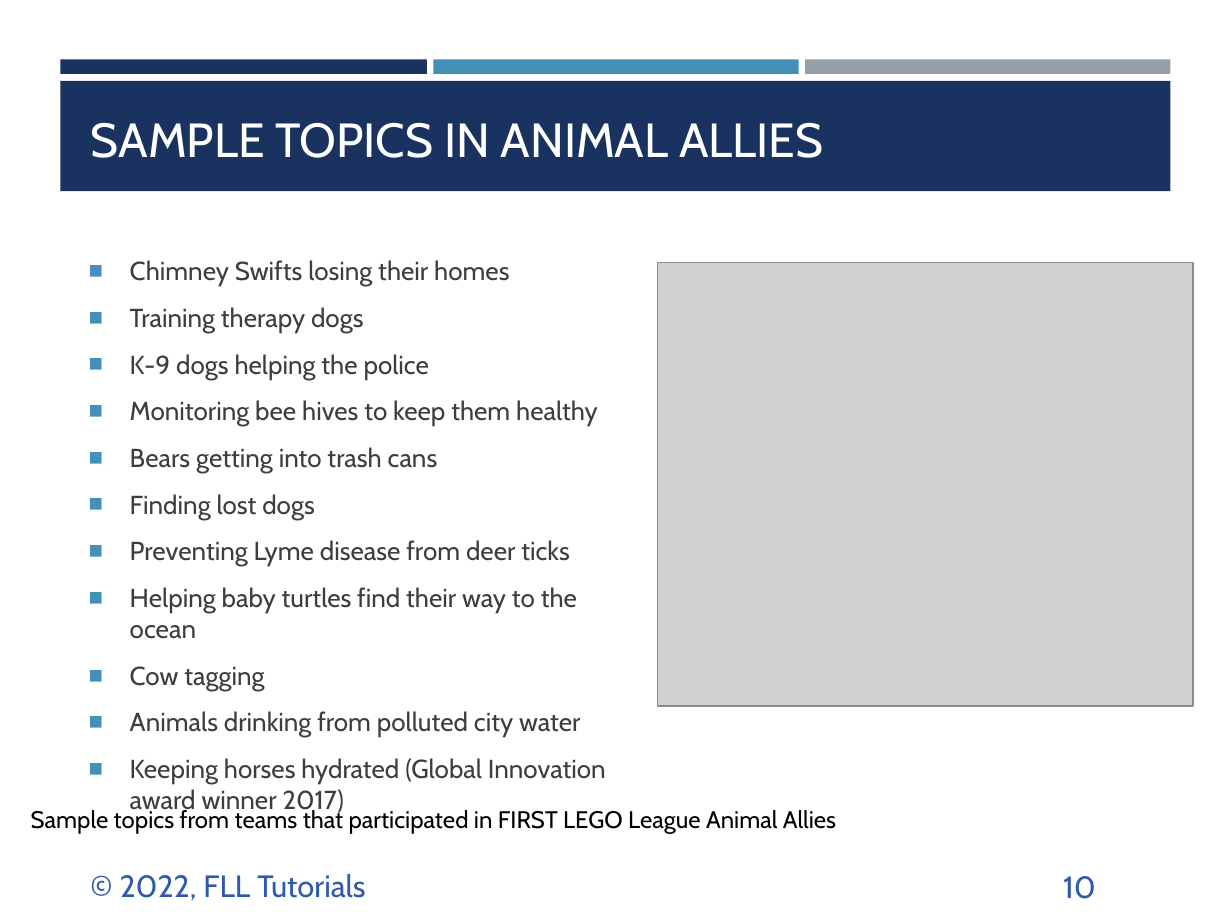
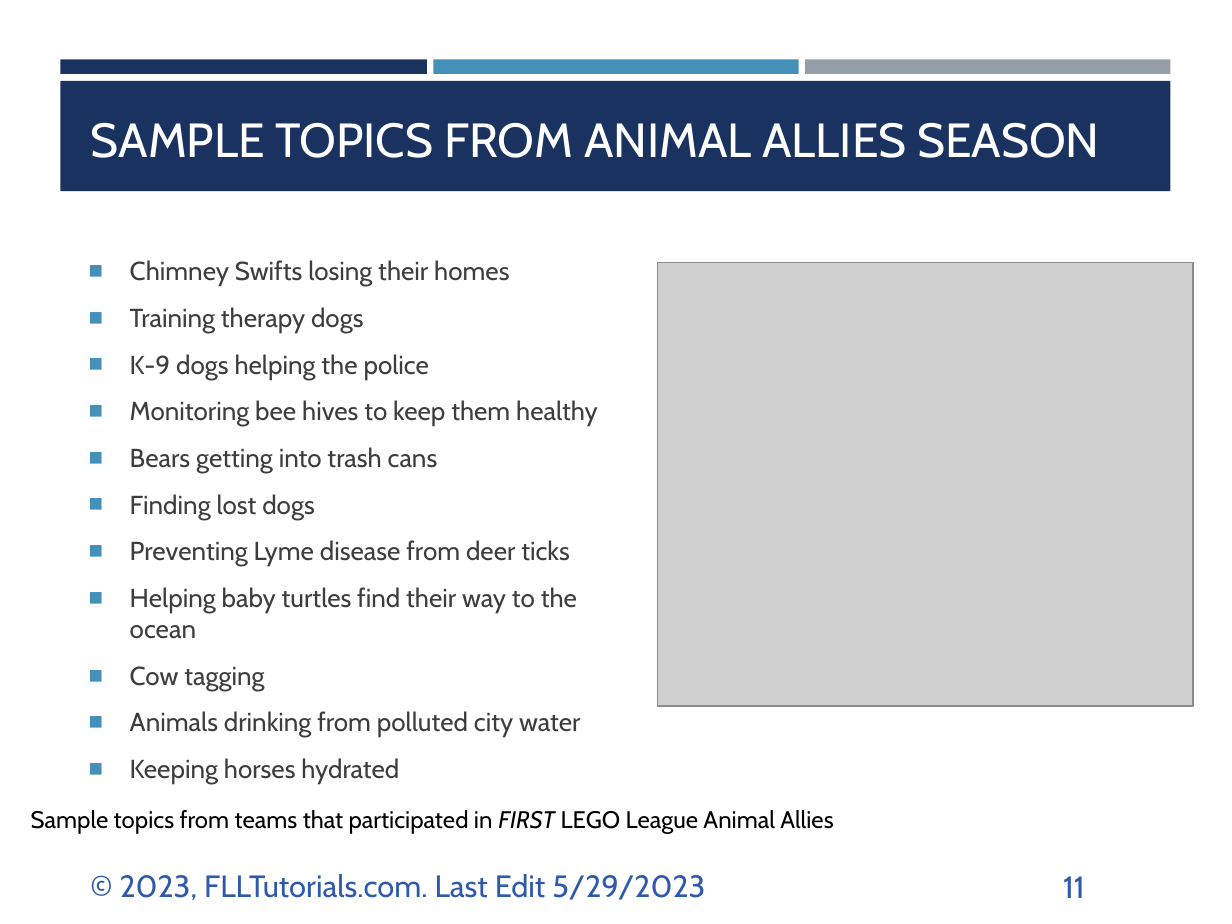
Before and after one commit to ev3lessons/FLL-Tutorials, a slide deck: slide 11 of translations/en-us/Project/Identify.pptx (slide 10 before the commit). Drawn at 1232x924 pixels with LibreOffice and Linux fonts; fonts in the diff are those of the drawing; grey boxes stand for pictures. Boxes give left, top, right and bottom in pixels: in the first picture for what was removed or moved away, otherwise in the second. Text is boxed around its words. In the diff, an @@ line names an element or a change of style, - is before the commit and + after.

```diff
--- a/translations/en-us/Project/Identify.pptx
+++ b/translations/en-us/Project/Identify.pptx
@@ title at [91, 122, 1099, 158]: text changed @@
-SAMPLE TOPICS IN ANIMAL ALLIES
+SAMPLE TOPICS FROM ANIMAL ALLIES SEASON
@@ text at [130, 758, 399, 785]: text changed @@
-  ■ Keeping horses hydrated (Global Innovation award winner 2017)
+  ■ Keeping horses hydrated
@@ text "Sample topics from teams that ..." at [31, 810, 833, 834]: italic on in "FIRST" @@
@@ text at [120, 874, 705, 900]: text changed @@
-© 2022, FLL Tutorials
+© 2023, FLLTutorials.com. Last Edit 5/29/2023
@@ page number at [1063, 876, 1085, 898]: text changed @@
-10
+11
```
Also in this commit, not shown: 8 other slides changed, 2 slides added, 1 slide removed, 33 other files.
